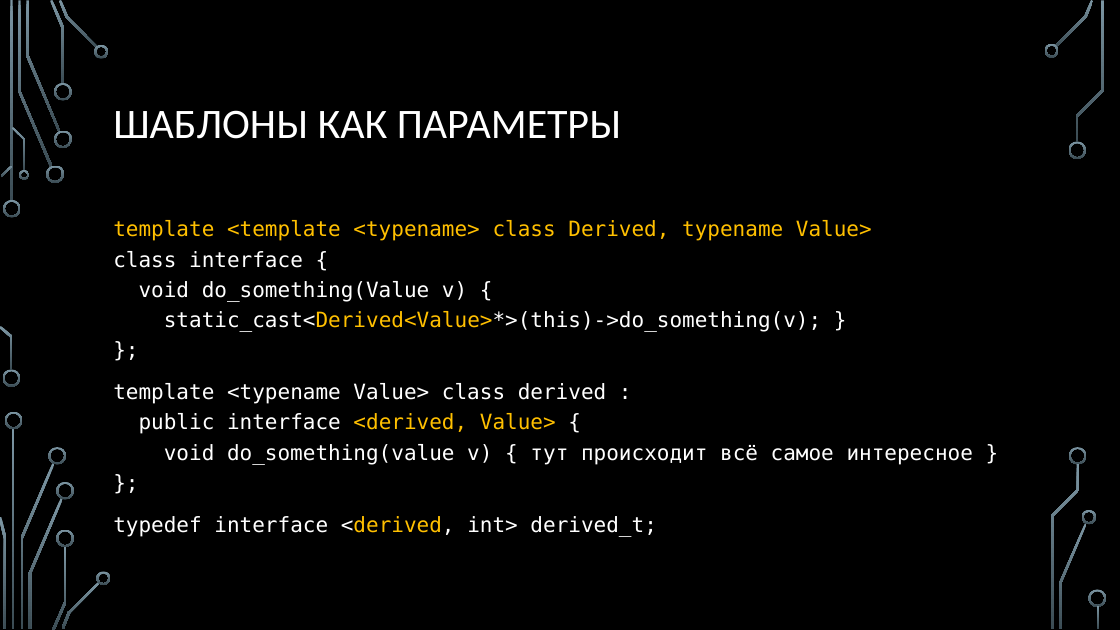
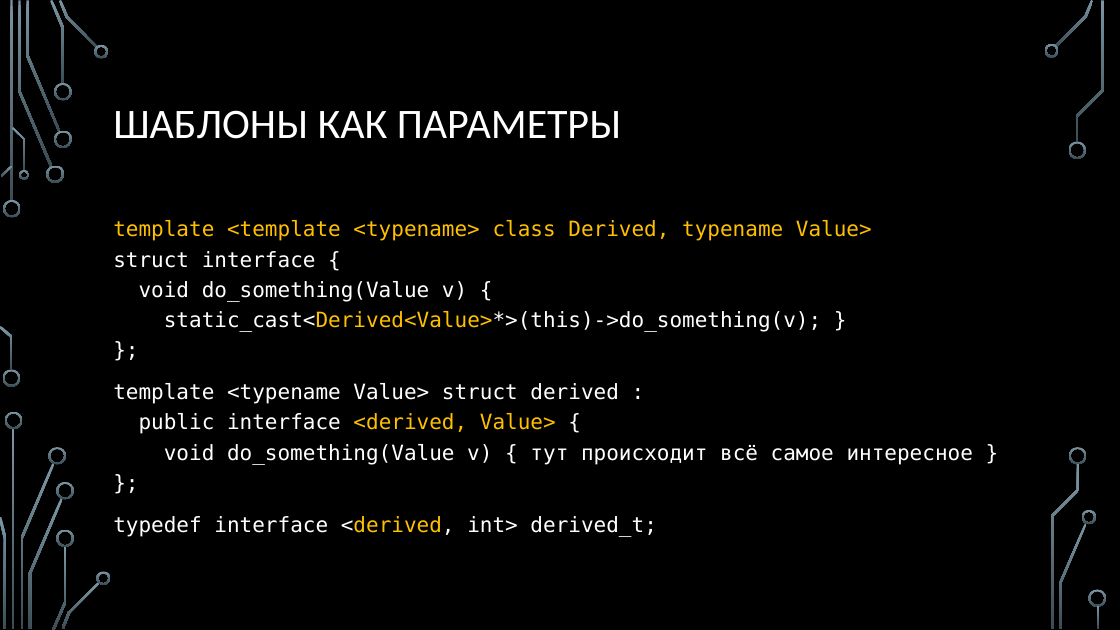
Before and after one commit to MIPT-ILab/cpp-lects-rus, a slide deck: slide 17 of slides/lec2-8-sfinae.pptx. Drawn at 1120x630 pixels with LibreOffice and Linux fonts; fonts in the diff are those of the drawing; background and template pictures are left out. Boxes give left, top, right and bottom in pixels: in the first picture for what was removed or moved away, otherwise in the second. Text is boxed around its words. In the diff, an @@ line names an element or a change of style, - is before the commit and + after.

```diff
--- a/slides/lec2-8-sfinae.pptx
+++ b/slides/lec2-8-sfinae.pptx
@@ text at (113, 220, 973, 465): text changed @@
-template <template <typename> class Derived, typename Value>
-class interface {
-void do_something(Value v) {
-static_cast<Derived<Value>*>(this)->do_something(v); }
-};
-template <typename Value> class derived :
-public interface <derived, Value> {
-void do_something(value v) { тут происходит всё самое интересное }
-};
+template <template <typename> class Derived, typename Value>
+struct interface {
+void do_something(Value v) {
+static_cast<Derived<Value>*>(this)->do_something(v); }
+};
+template <typename Value> struct derived :
+public interface <derived, Value> {
+void do_something(Value v) { тут происходит всё самое интересное }
+};
```
Also in this commit, not shown: 10 other slides changed, 31 slides added, 2 slides removed, 14 other files.
